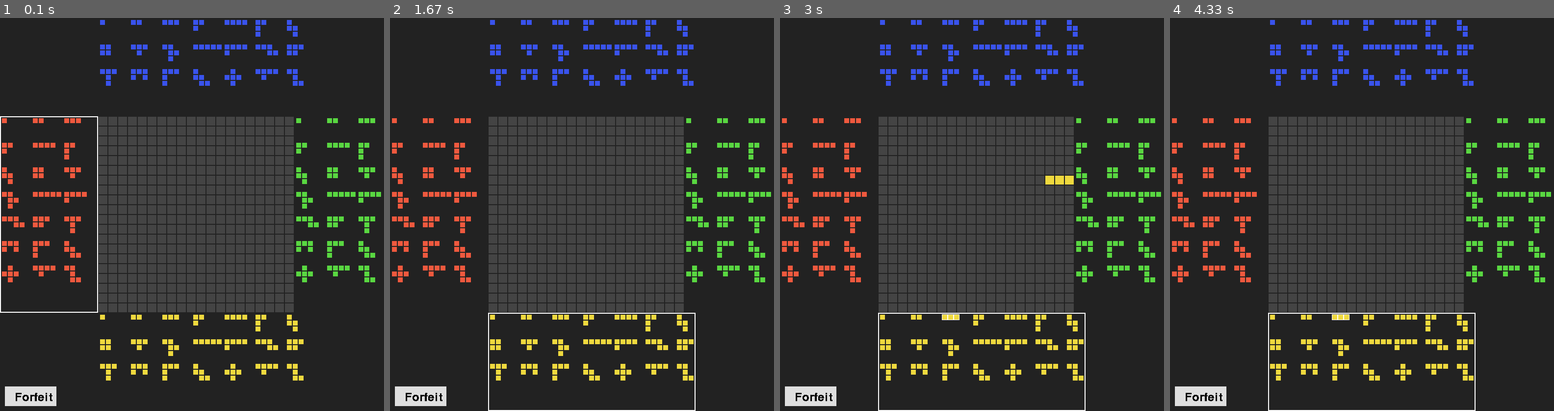
Above: before the commit, frames 1-4 (left to right).
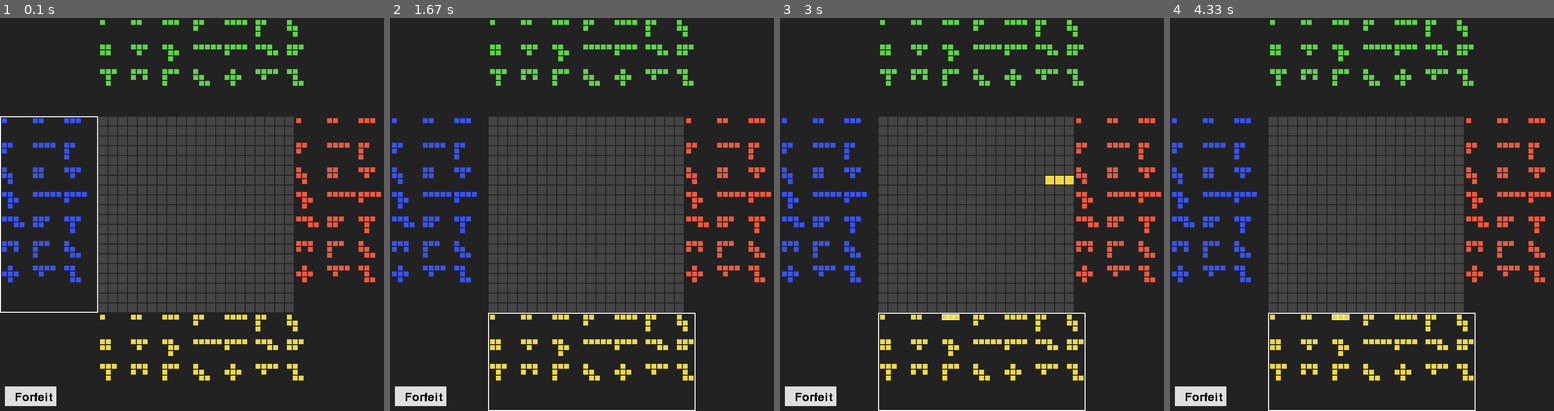
Above: after the commit, the same moments.

Repository: lhalcomb/Blokus
Game: pygame game, started from BlokusPyGame/src/main.py
Same seed, same stepped clock (60 frames per second), same inputs: the game is played once before the commit and once after it.
Inputs (mouse positions are in pixels of both pictures, inside the frame that each line leads up to):
- Up to frame 1 (0.1 s): no input
- Up to frame 2 (1.67 s): click "Forfeit" at 0.38 s; click (493, 218) at 0.72 s
- Up to frame 3 (3 s): click (956, 316) at 2.05 s; click (975, 261) at 2.38 s; right-click (1056, 183) at 2.72 s
- Up to frame 4 (4.33 s): click (1469, 179) at 3.05 s; click (1450, 143) at 3.88 s; click (1246, 80) at 4.22 s

The runs differ from the first frame. In frame 1, 4.3% of the frame differs, in the area x 0-100%, y 0-68%; in frame 2, 4.3%; in frame 3, 4.3%; in frame 4, 4.3%.

Commit message:
fixed small bugs with the turns of the players and region width

Diff:
--- a/BlokusPyGame/src/turn.py
+++ b/BlokusPyGame/src/turn.py
@@ -8,10 +8,10 @@
     def __init__(self, board: Board):
         self.board = board
         self.players = [
+            Player(Color.BLUE),
+            Player(Color.YELLOW),
             Player(Color.RED),
-            Player(Color.YELLOW),
             Player(Color.GREEN),
-            Player(Color.BLUE),
         ]
         self.active_players = [
             self.players[0],
--- a/BlokusPyGame/src/ui.py
+++ b/BlokusPyGame/src/ui.py
@@ -130,7 +130,7 @@
             bounds = region.bounds
 
             if player == self.turn.current_player:
-                if player.color == Color.RED or player.color == Color.GREEN:
+                if player.color == self.turn.players[0].color or player.color == self.turn.players[2].color:
                     pygame.draw.rect(self.screen, HIGHLIGHT, (bounds.x, bounds.y, bounds.width, bounds.height), 2)
                 else:
                     pygame.draw.rect(self.screen, HIGHLIGHT, (bounds.x, bounds.y, bounds.width + 23, bounds.height), 2)
